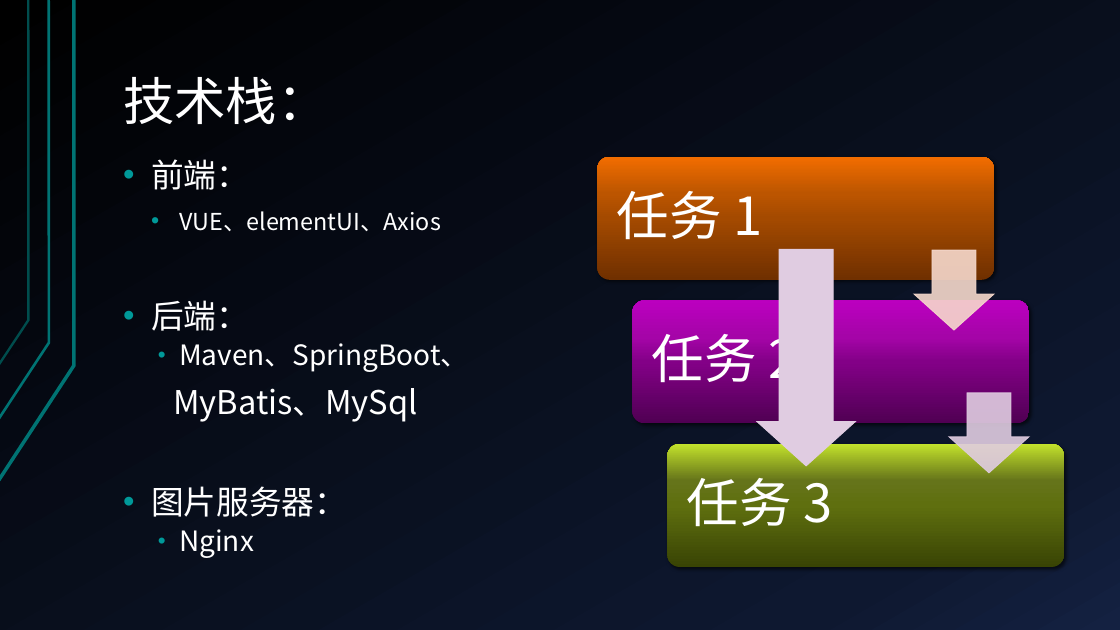
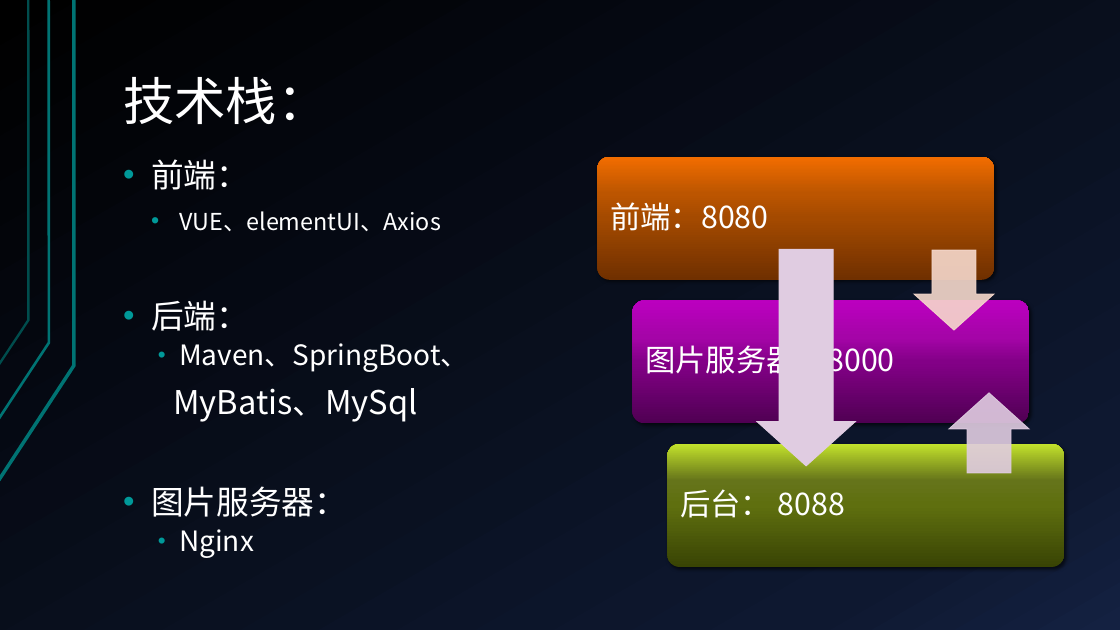
Before and after one commit to UbiQwQ/auto, a slide deck: slide 4 of Java3组机车.pptx. Drawn at 1120x630 pixels with LibreOffice and Linux fonts; fonts in the diff are those of the drawing. Boxes give left, top, right and bottom in pixels: in the first picture for what was removed or moved away, otherwise in the second. Text is boxed around its words. In the diff, an @@ line names an element or a change of style, - is before the commit and + after.

```diff
--- a/Java3组机车.pptx
+++ b/Java3组机车.pptx
@@ text at box(610, 202, 769, 231): text changed; size 45 to 26 pt @@
-任务 1
+前端：8080
@@ text at box(645, 341, 895, 380): text changed; size 45 to 26 pt @@
-任务 2
+图片服务器：8000
@@ down arrow at box(949, 393, 1028, 473): rotation 0 to 180 degrees @@
@@ text at box(680, 489, 845, 518): text changed; size 45 to 26 pt @@
-任务 3
+后台： 8088
```
Also in this commit, not shown: 1 other file.
